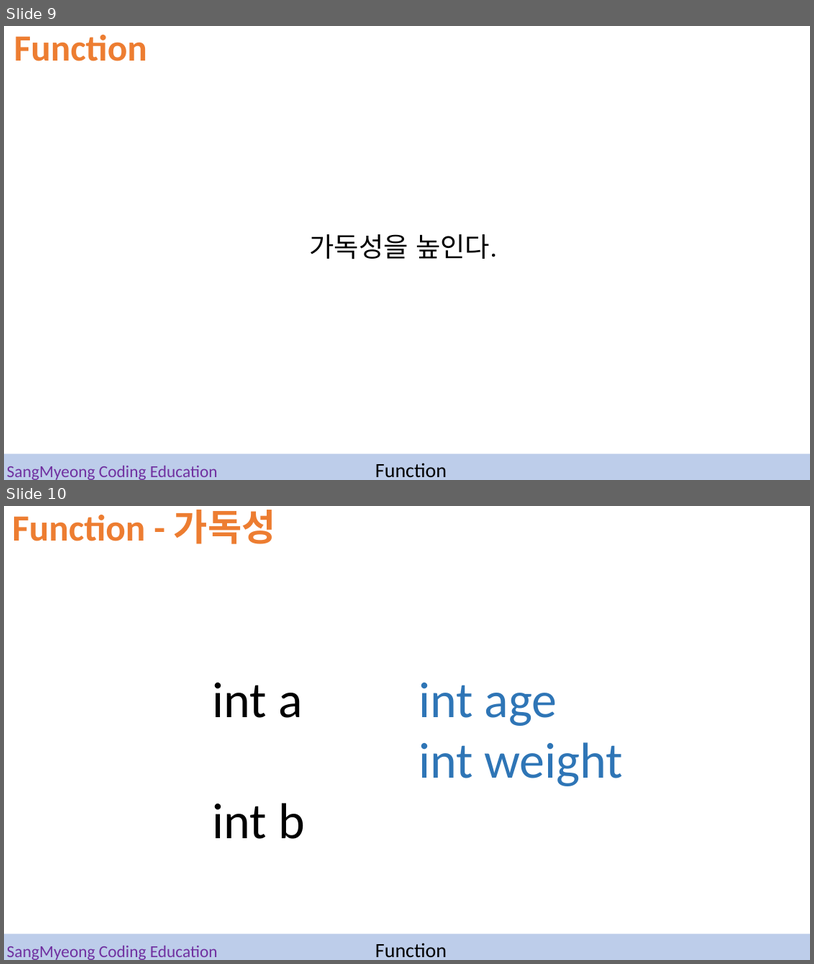
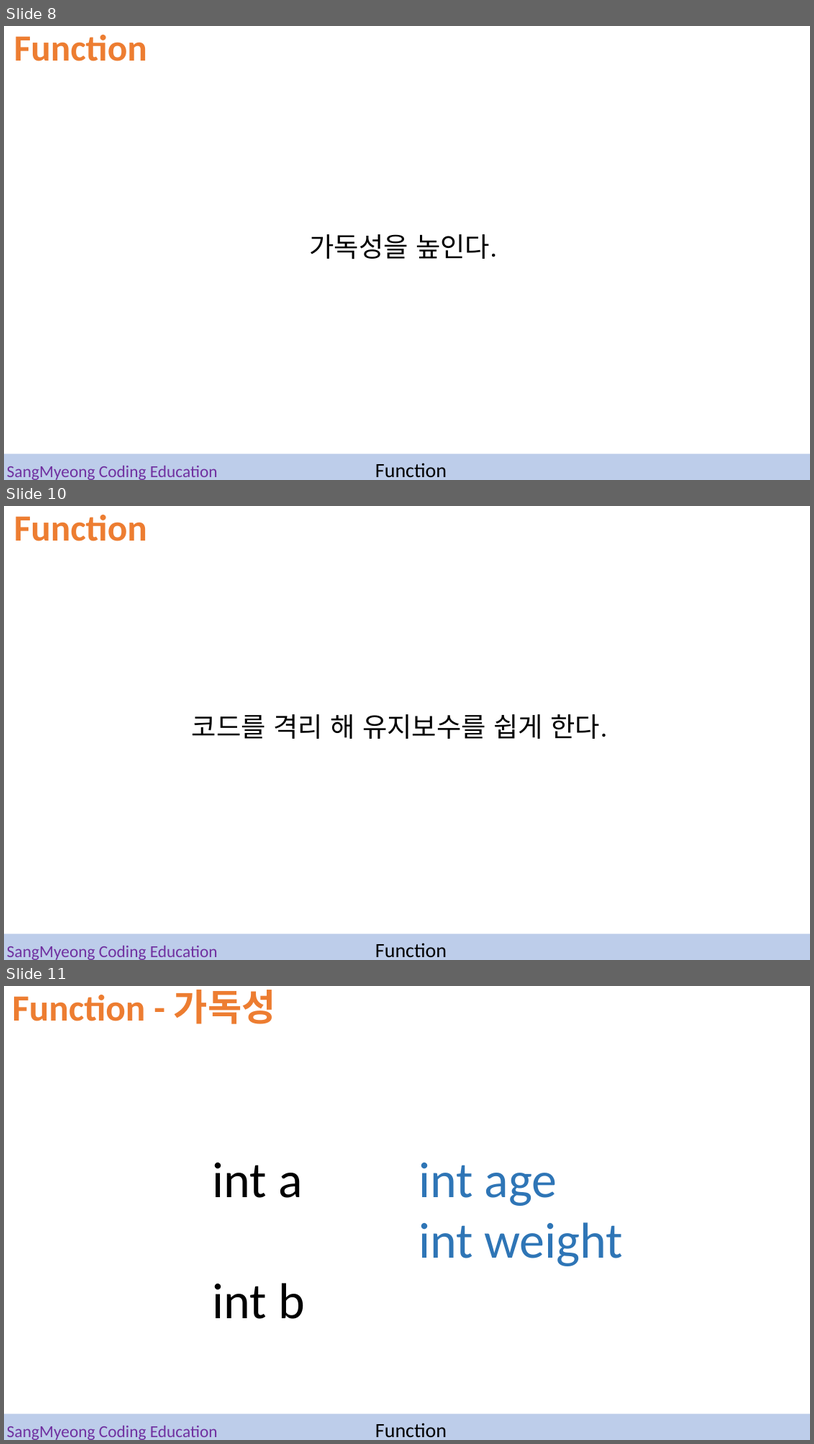
Before and after one commit to hhhhhhhhhhhhhhhhho/CE_basic_programming_course, a slide deck: 04.function/SMCE_ppt_04.pptx. Shown one above the other, each under a label of ours: slides 9 and 10 before the commit, slides 8, 10 and 11 after it; the slides between them are not shown. The pictures are 814x964 and 814x1444 pixels, drawn with LibreOffice and Linux fonts; fonts in the diff are those of the drawing. Boxes give left, top, right and bottom in pixels: in the first picture for what was removed or moved away, otherwise in the second. Text is boxed around its words. In the diff, an @@ line names an element or a change of style, - is before the commit and + after.

```diff
--- a/04.function/SMCE_ppt_04.pptx
+++ b/04.function/SMCE_ppt_04.pptx
@@ slide 10 added at (4,506,810,960), background #FFFFFF @@
@@ text added at (14,515,147,541), 44 pt, text #ED7D31, bold @@
+Function
@@ text added at (192,714,608,739), 32 pt, text #000000 @@
+코드를 격리 해 유지보수를 쉽게 한다.
@@ rectangle added at (4,934,810,960), fill #4472C4 at 35% opacity @@
@@ title added at (7,945,218,960), 20 pt, text #7030A0 @@
+SangMyeong Coding Education
@@ subtitle added at (376,942,447,957), 24 pt, text #000000 @@
+Function
@@ what was slide 9 is now slide 8 @@
@@ what was slide 10 is now slide 11 @@
```
Also in this commit, not shown: 2 slides changed, 1 other slide added, 2 other files.
